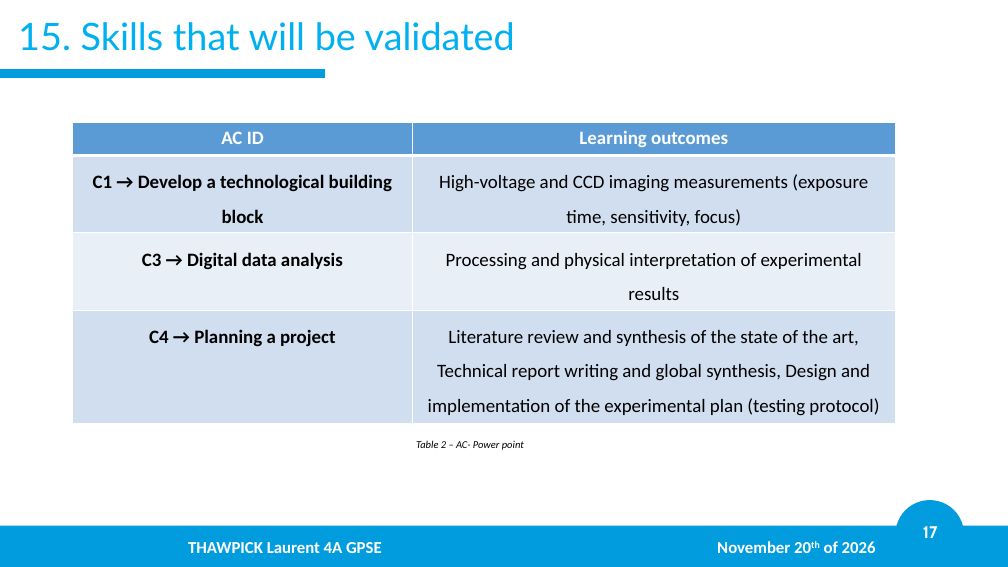
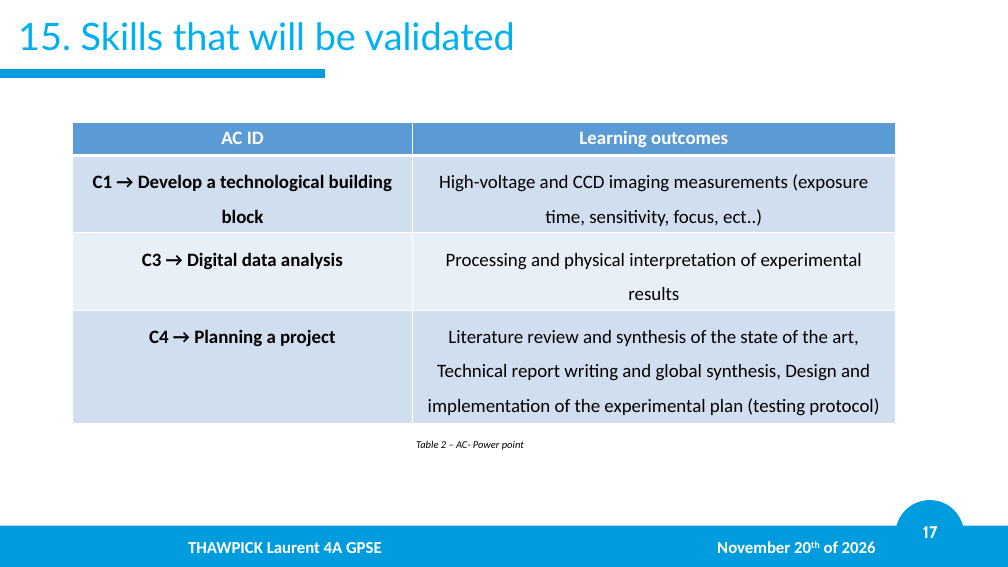
Before and after one commit to LaurentThaw/plasma-tubing, a slide deck: slide 17 of PDR for 20.11.26/PDR.pptx. Drawn at 1008x567 pixels with LibreOffice and Linux fonts; fonts in the diff are those of the drawing; background and template pictures are left out. Boxes give left, top, right and bottom in pixels: in the first picture for what was removed or moved away, otherwise in the second. Text is boxed around its words. In the diff, an @@ line names an element or a change of style, - is before the commit and + after.

```diff
--- a/PDR for 20.11.26/PDR.pptx
+++ b/PDR for 20.11.26/PDR.pptx
@@ table at bbox=[73, 123, 895, 423] @@
-row 2, column 2: High-voltage and CCD imaging measurements (exposure time, sensitivity, focus)
+row 2, column 2: High-voltage and CCD imaging measurements (exposure time, sensitivity, focus, ect..)
```
Also in this commit, not shown: 9 other slides changed, 1 slide added, 4 other files.
